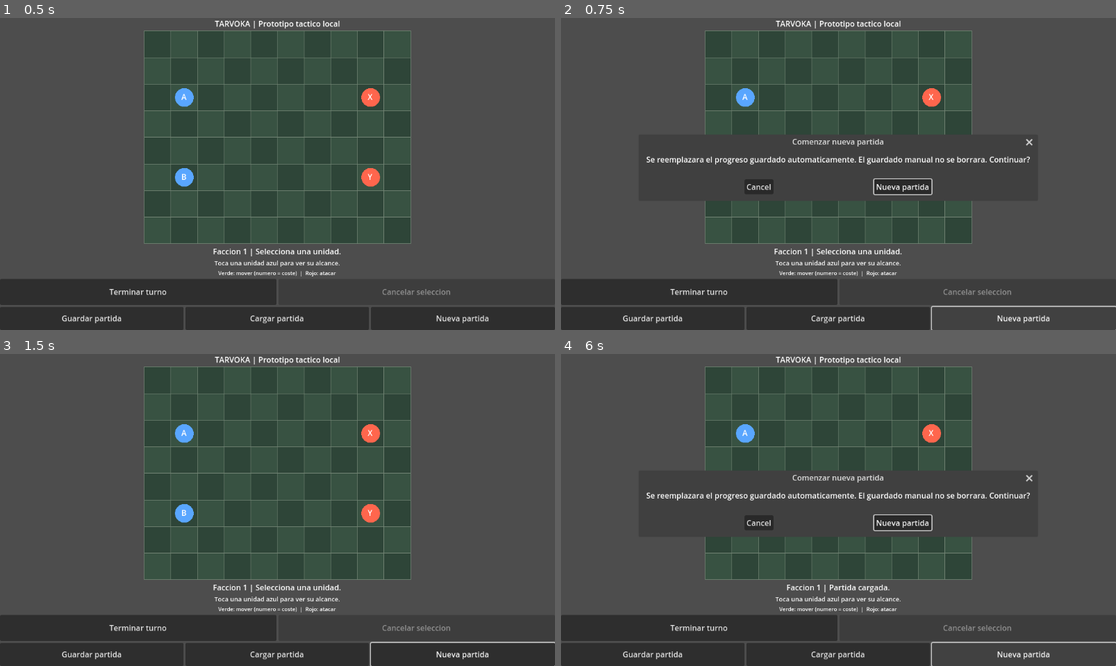
Above: before the commit, frames 1-4 (two rows, left to right).
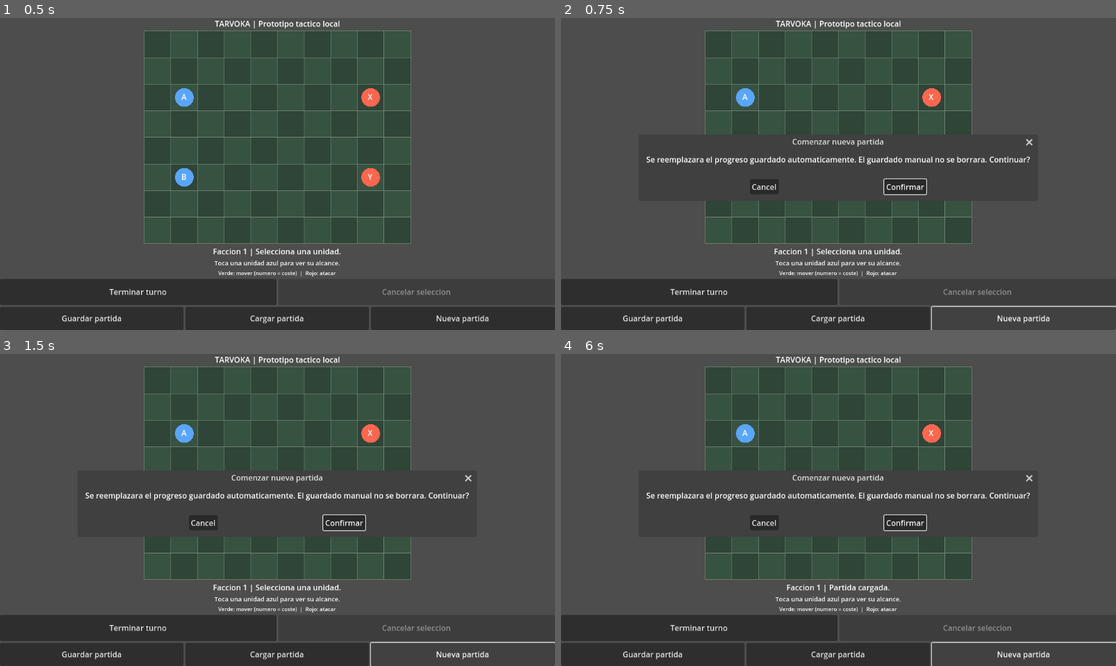
Above: after the commit, the same moments.

Repository: edwinrodri12/Tarvoka
Game: Godot game, scene res://scenes/Main.tscn
Same seed, same stepped clock (60 frames per second), same inputs: the game is played once before the commit and once after it.
Inputs (mouse positions are in pixels of both pictures, inside the frame that each line leads up to):
- Up to frame 1 (0.5 s): no input
- Up to frame 2 (0.75 s): click "Nueva partida" at 0.5 s
- Up to frame 3 (1.5 s): click "Nueva partida" at 1.25 s
- Up to frame 4 (6 s): click (905, 522) at 2 s, where only the run after the commit has a clickable "Confirmar"; click "Guardar partida" at 2.75 s; click "Cargar partida" at 3.5 s; click "Guardar partida" at 4.25 s; click "Cargar partida" at 5 s; click "Nueva partida" at 5.75 s

Frame 1 is identical in both runs. In frame 2, 0.2% of the frame differs, in the area x 33-67%, y 51-57%; in frame 3, 2.4%, in the area x 15-85%, y 37-59%; in frame 4, 0.2%.

Commit message:
fix(ui): distinct confirmation label avoids collision with New Game control

Diff:
--- a/scripts/ui/Main.gd
+++ b/scripts/ui/Main.gd
@@ -74,7 +74,7 @@
     new_game_dialog = ConfirmationDialog.new()
     new_game_dialog.title = "Comenzar nueva partida"
     new_game_dialog.dialog_text = "Se reemplazara el progreso guardado automaticamente. El guardado manual no se borrara. Continuar?"
-    new_game_dialog.ok_button_text = "Nueva partida"
+    new_game_dialog.ok_button_text = "Confirmar"
     new_game_dialog.confirmed.connect(_confirm_new_game)
     add_child(new_game_dialog)
     set_process(true)
